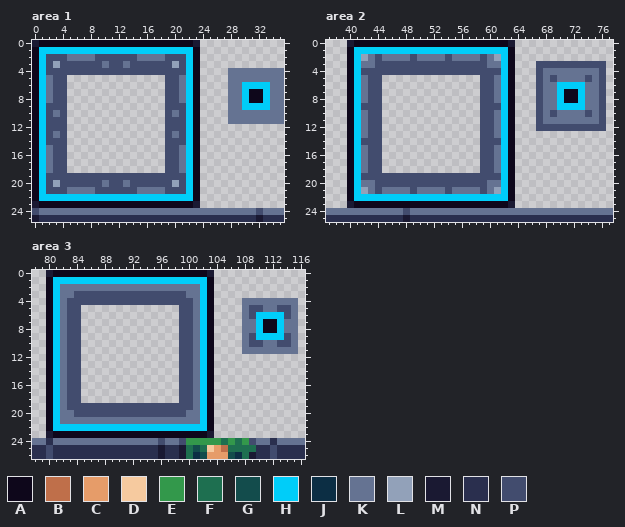
Pixel-art file: BurningKnight/Content/Animations/tech_biome.ase. That is the earlier state.
240x292 pixels, 1 frame. Shown: area 1: x 0..35, y 0..25; area 2: x 37..77, y 0..25; area 3: x 78..116, y 0..26.
Palette (. is transparent): A #0e071b  B #bf6f4a  C #e69c69  D #f6ca9f  E #33984b  F #1e6f50  G #134c4c  H #00cdf9  J #0c2e44  K #657392  L #92a1b9  M #1a1932  N #2a2f4e  P #424c6e
Pixels before, area 1, first column x 0:
 0 MAAAAAAAAAAAAAAAAAAAAAAM............
 1 AHHHHHHHHHHHHHHHHHHHHHHA............
 2 AHPPPKKKKPPPPPPKKKKPPPHA............
 3 AHPLPPPPPPKPPKPPPPPPLPHA............
 4 AHPPPPPPPPPPPPPPPPPPPPHA....KKKKKKKK
 5 AHKPP..............PPKHA....KKKKKKKK
 6 AHKPP..............PPKHA....KKHHHHKK
 7 AHKPP..............PPKHA....KKHAAHKK
 8 AHKPP..............PPKHA....KKHAAHKK
 9 AHPPP..............PPPHA....KKHHHHKK
10 AHPKP..............PKPHA....KKKKKKKK
11 AHPPP..............PPPHA....KKKKKKKK
12 AHPPP..............PPPHA............
13 AHPKP..............PKPHA............
14 AHPPP..............PPPHA............
15 AHKPP..............PPKHA............
16 AHKPP..............PPKHA............
17 AHKPP..............PPKHA............
18 AHKPP..............PPKHA............
19 AHPPPPPPPPPPPPPPPPPPPPHA............
20 AHPLPPPPPPKPPKPPPPPPLPHA............
21 AHPPPKKKKPPPPPPKKKKPPPHA............
22 AHHHHHHHHHHHHHHHHHHHHHHA............
23 MAAAAAAAAAAAAAAAAAAAAAAM............
24 PKKKKKKKKKKKKKKKKKKKKKKKKKKKKKKKPKKK
25 MNNNNNNNNNNNNNNNNNNNNNNNNNNNNNNNMNNN
Pixels before, area 2, first column x 37:
 0 ...MAAAAAAAAAAAAAAAAAAAAAAM..............
 1 ...AHHHHHHHHHHHHHHHHHHHHHHA..............
 2 ...AHLKPKKKKPKKKKPKKKKPKLHA..............
 3 ...AHKKPPPPPPPPPPPPPPPPKKHA...PPPPPPPPPP.
 4 ...AHPPPPPPPPPPPPPPPPPPPPHA...PKKKKKKKKP.
 5 ...AHKPP..............PPKHA...PKPKKKKPKP.
 6 ...AHKPP..............PPKHA...PKKHHHHKKP.
 7 ...AHKPP..............PPKHA...PKKHAAHKKP.
 8 ...AHKPP..............PPKHA...PKKHAAHKKP.
 9 ...AHPPP..............PPPHA...PKKHHHHKKP.
10 ...AHKPP..............PPKHA...PKPKKKKPKP.
11 ...AHKPP..............PPKHA...PKKKKKKKKP.
12 ...AHKPP..............PPKHA...PPPPPPPPPP.
13 ...AHKPP..............PPKHA..............
14 ...AHPPP..............PPPHA..............
15 ...AHKPP..............PPKHA..............
16 ...AHKPP..............PPKHA..............
17 ...AHKPP..............PPKHA..............
18 ...AHKPP..............PPKHA..............
19 ...AHPPPPPPPPPPPPPPPPPPPPHA..............
20 ...AHKKPPPPPPPPPPPPPPPPKKHA..............
21 ...AHLKPKKKKPKKKKPKKKKPKLHA..............
22 ...AHHHHHHHHHHHHHHHHHHHHHHA..............
23 ...MAAAAAAAAAAAAAAAAAAAAAAM..............
24 KKKKKKKKKKKPKKKKKKKKKKKKKKKKKKKKKKKKKKKKK
25 NNNNNNNNNNNMNNNNNNNNNNNNNNNNNNNNNNNNNNNNN
Pixels before, area 3, first column x 78:
 0 ..MAAAAAAAAAAAAAAAAAAAAAAM.............
 1 ..AHHHHHHHHHHHHHHHHHHHHHHA.............
 2 ..AHKKKKKKKKKKKKKKKKKKKKHA.............
 3 ..AHKKPPPPPPPPPPPPPPPPKKHA.............
 4 ..AHKPPPPPPPPPPPPPPPPPPKHA....KKKKKKKK.
 5 ..AHKPP..............PPKHA....KPPKKPPK.
 6 ..AHKPP..............PPKHA....KPHHHHPK.
 7 ..AHKPP..............PPKHA....KKHAAHKK.
 8 ..AHKPP..............PPKHA....KKHAAHKK.
 9 ..AHKPP..............PPKHA....KPHHHHPK.
10 ..AHKPP..............PPKHA....KPPKKPPK.
11 ..AHKPP..............PPKHA....KKKKKKKK.
12 ..AHKPP..............PPKHA.............
13 ..AHKPP..............PPKHA.............
14 ..AHKPP..............PPKHA.............
15 ..AHKPP..............PPKHA.............
16 ..AHKPP..............PPKHA.............
17 ..AHKPP..............PPKHA.............
18 ..AHKPP..............PPKHA.............
19 ..AHKPPPPPPPPPPPPPPPPPPKHA.............
20 ..AHKKPPPPPPPPPPPPPPPPKKHA.............
21 ..AHKKKKKKKKKKKKKKKKKKKKHA.............
22 ..AHHHHHHHHHHHHHHHHHHHHHHA.............
23 ..MAAAAAAAAAAAAAAAAAAAAAAM.............
24 KKNKKKKKKKKKKKKKKKPKKPEEEEEFEFEPKKNKKKK
25 NNPNNNNNNNNNNNNNNNMNNMFGFDCBFFFFNNPNNNN
26 NNPNNNNNNNNNNNNNNNMNNMFJGCCCGJFMNNPNNNN
Once edited:
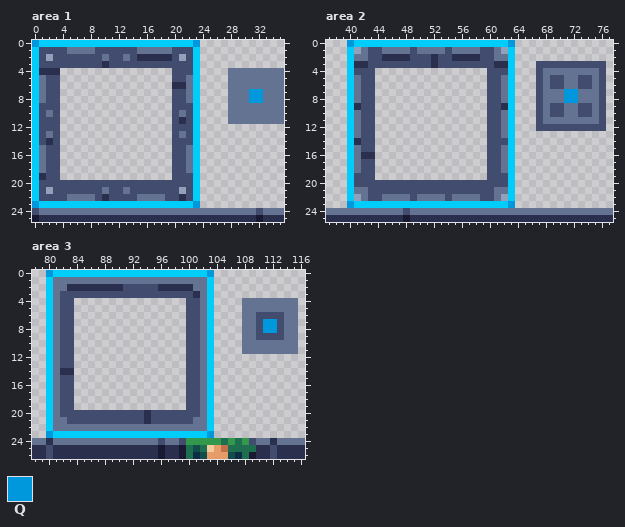
Colours new in this view: Q #0098dc
The edit:
Changed rows in their new state; - is an unchanged pixel.
Area 1:
first column x 0:
 0 QHHHHHHHHHHHHHHHHHHHHHHQ----------
 1 HPPPPKKKKPPPPPPKKKKKPPPH----------
 2 HPL--PPPP-K--K-NNNNN-LPH----------
 3 HP-P------N--P------P-PH----------
 4 HNNN................--PH----------
 5 HKP-.--------------.-PKH----------
 6 HKP-.--------------.NNKH------KKKK
 7 HKP-.--------------.-PKH------KQQK
 8 HKP-.--------------.-PKH------KQQK
 9 HP--.--------------.--PH------KKKK
10 HPKP.--------------.PKPH----------
11 HP--.--------------.-NPH----------
12 HP--.--------------.--PH----------
13 HPKP.--------------.PKPH----------
14 HPN-.--------------.--PH----------
15 HKP-.--------------.-PKH----------
16 HKP-.--------------.-PKH----------
17 HKP-.--------------.-PKH----------
18 HKP-.--------------.-PKH----------
19 HN--................--PH----------
20 HP-P------P--P------P-PH----------
21 HPL--PPPP-K--K-PPPP--LPH----------
22 HPPPPKKKKPNPPPPKKKKPPNPH----------
23 QHHHHHHHHHHHHHHHHHHHHHHQ----------
Area 2:
first column x 40:
 0 QHHHHHHHHHHHHHHHHHHHHHHQ-----------
 1 HLKPPKKKKPKKKKPKKKKPPKLH-----------
 2 HKKP-NNNN-PPNP-NNNN-PKKH-----------
 3 HNNP--------N-------PNNH-----------
 4 HP--................--PH-----------
 5 HKP-.--------------.-PKH------P--P-
 6 HKP-.--------------.-PKH-----PPKKPP
 7 HKP-.--------------.-PKH------KQQK-
 8 HKP-.--------------.-PKH------KQQK-
 9 HN--.--------------.--NH-----PPKKPP
10 HKP-.--------------.-PKH------P--P-
11 HKP-.--------------.-PKH-----------
12 HKP-.--------------.-PKH-----------
13 HKP-.--------------.-PKH-----------
14 HN--.--------------.--PH-----------
15 HKP-.--------------.-PKH-----------
16 HKNN.--------------.-PKH-----------
17 HKP-.--------------.-PKH-----------
18 HKP-.--------------.-PKH-----------
19 HP--................--PH-----------
20 HPPP----------------PPPH-----------
21 HKKP-PPPP-PPPP-PPPP-PKKH-----------
22 HLKPPKKKKPKKKKPKKKKPPKLH-----------
23 QHHHHHHHHHHHHHHHHHHHHHHQ-----------
Area 3:
first column x 80:
 0 QHHHHHHHHHHHHHHHHHHHHHHQ-----------
 1 HKKKKKKKKKKKKKKKKKKKKKKH-----------
 2 HK-NNNNNNNNPPPPPNNNNN-KH-----------
 3 HKPP----------------PNKH-----------
 4 HKP-................-PKH-----------
 5 HKP-.--------------.-PKH-----KK--KK
 6 HKP-.--------------.-PKH-----KPPPPK
 7 HKP-.--------------.-PKH------PQQP-
 8 HKP-.--------------.-PKH------PQQP-
 9 HKP-.--------------.-PKH-----KPPPPK
10 HKP-.--------------.-PKH-----KK--KK
11 HKP-.--------------.-PKH-----------
12 HKP-.--------------.-PKH-----------
13 HKP-.--------------.-PKH-----------
14 HKNN.--------------.-PKH-----------
15 HKP-.--------------.-PKH-----------
16 HKP-.--------------.-PKH-----------
17 HKP-.--------------.-PKH-----------
18 HKP-.--------------.-PKH-----------
19 HKP-................-PKH-----------
20 HKPP----------N-----PPKH-----------
21 HK-PPPPPPPPPPPNPPPPPP-KH-----------
22 HKKKKKKKKKKKKKKKKKKKKKKH-----------
23 QHHHHHHHHHHHHHHHHHHHHHHQ-----------
Boxes around the changes in both pictures, in picture pixels (x1, y1, x2, y2):
changed: (32, 40, 200, 208)
changed: (242, 82, 270, 110)
changed: (347, 40, 515, 208)
changed: (550, 75, 592, 117)
changed: (46, 270, 214, 438)
changed: (249, 305, 291, 347)
